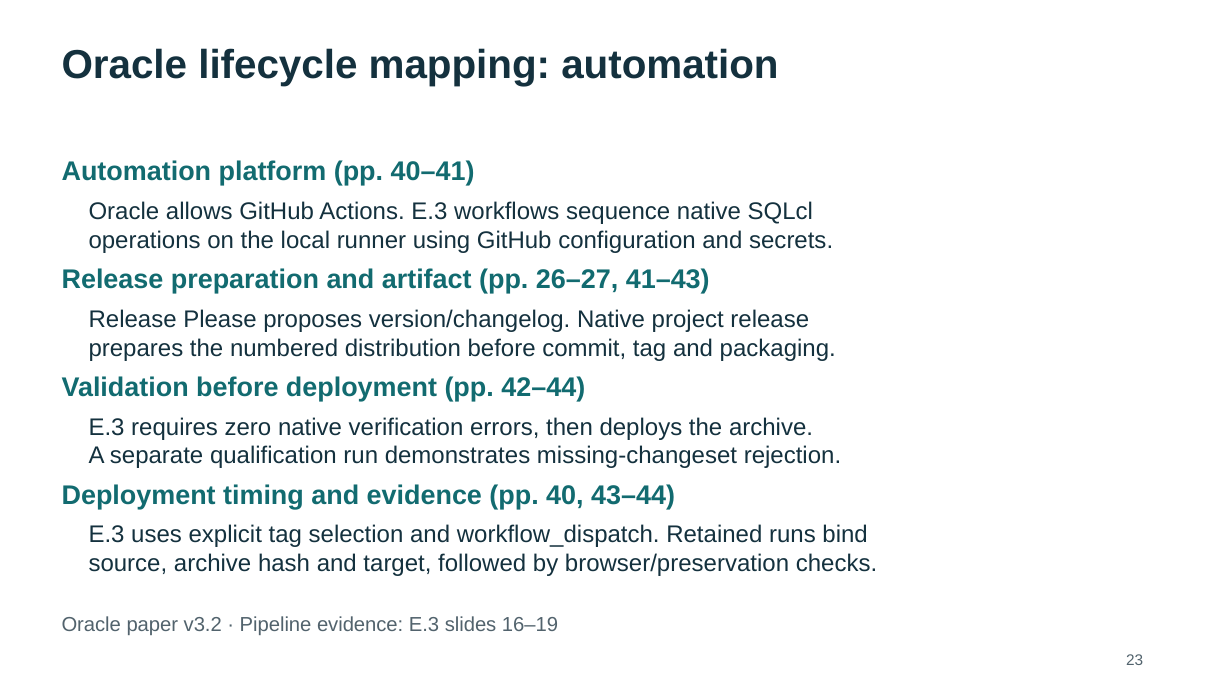
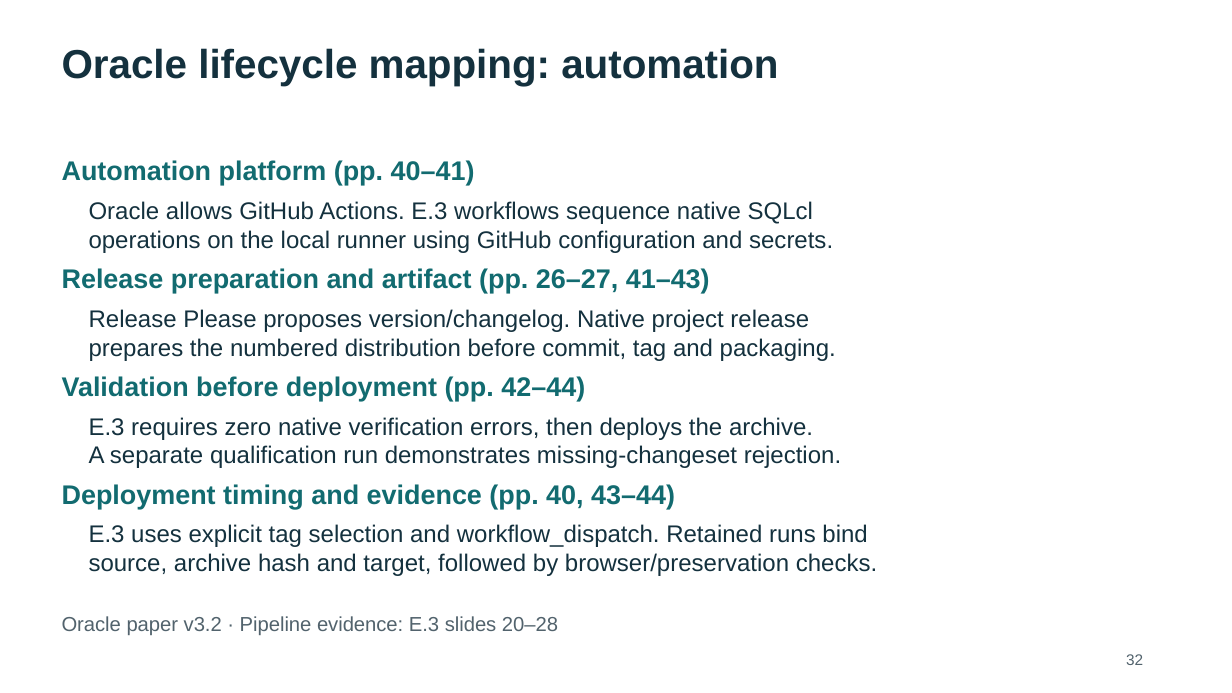
Before and after one commit to rstyczynski/APEX_CICD, a slide deck: slide 32 of progress/E.3/sprint_E.3_increment_demo.pptx (slide 23 before the commit). Drawn at 1232x693 pixels with LibreOffice and Linux fonts; fonts in the diff are those of the drawing. Boxes give left, top, right and bottom in pixels: in the first picture for what was removed or moved away, otherwise in the second. Text is boxed around its words. In the diff, an @@ line names an element or a change of style, - is before the commit and + after.

```diff
--- a/progress/E.3/sprint_E.3_increment_demo.pptx
+++ b/progress/E.3/sprint_E.3_increment_demo.pptx
@@ text at box(62, 616, 558, 635): text changed @@
-Oracle paper v3.2 · Pipeline evidence: E.3 slides 16–19
+Oracle paper v3.2 · Pipeline evidence: E.3 slides 20–28
@@ text at box(1126, 654, 1143, 665): text changed @@
-23
+32
```
Also in this commit, not shown: 12 other slides changed, 9 slides added, 20 other files.
